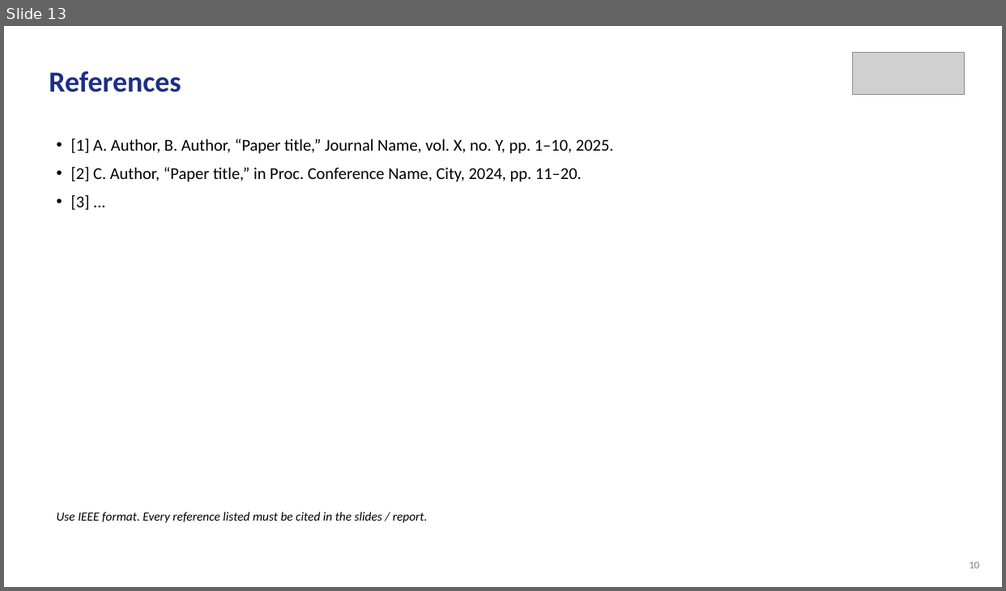
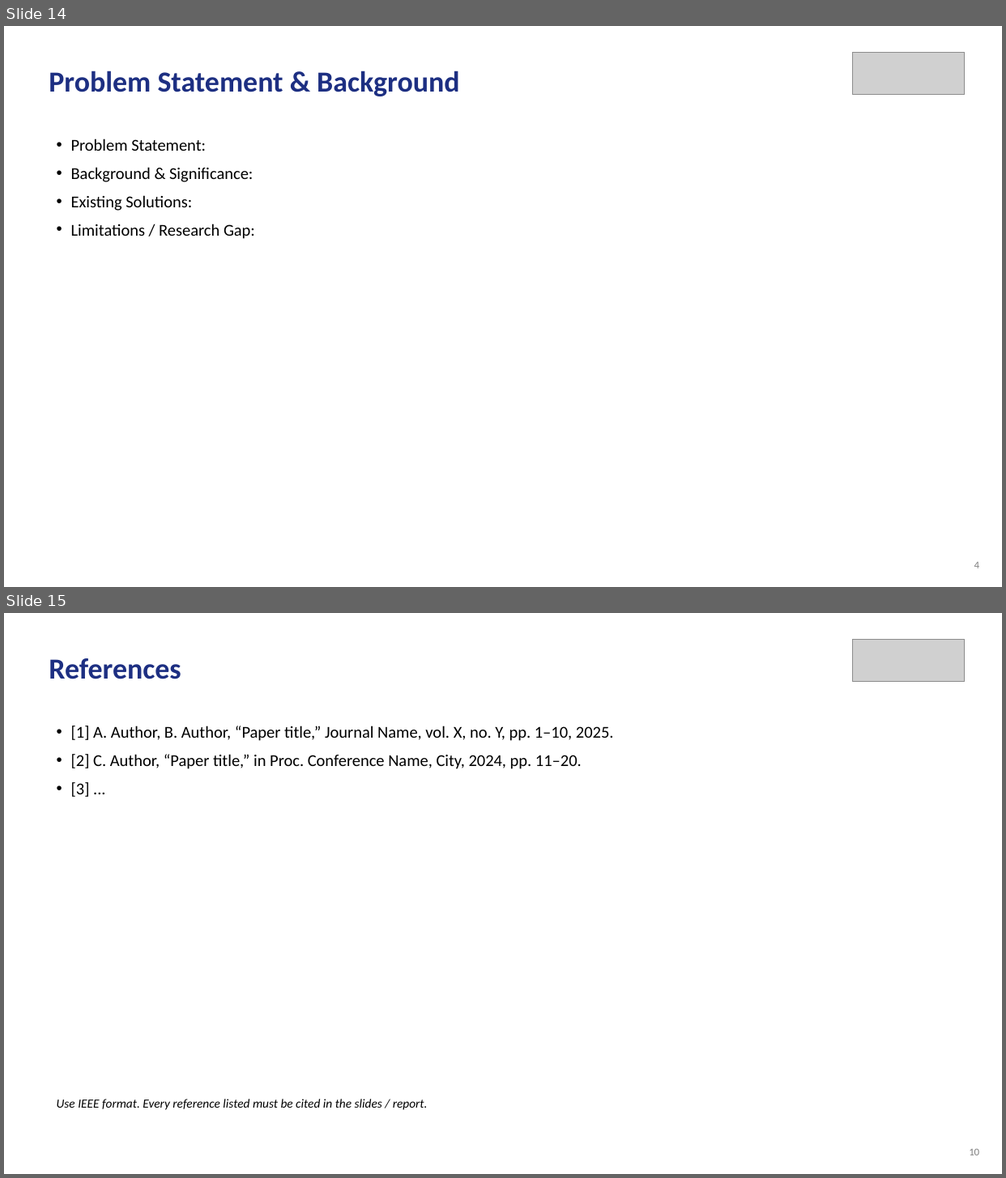
Before and after one commit to Amritha902/gan-driver, a slide deck: review/template_ext.pptx. Shown one above the other, each under a label of ours: slide 13 before the commit, slides 14 and 15 after it. The pictures are 1006x591 and 1006x1178 pixels, drawn with LibreOffice and Linux fonts; fonts in the diff are those of the drawing; grey boxes stand for pictures. Boxes give left, top, right and bottom in pixels: in the first picture for what was removed or moved away, otherwise in the second. Text is boxed around its words. In the diff, an @@ line names an element or a change of style, - is before the commit and + after.

```diff
--- a/review/template_ext.pptx
+++ b/review/template_ext.pptx
@@ slide 14 added at bbox=[4, 26, 1002, 587], background #FFFFFF @@
@@ text added at bbox=[49, 71, 459, 96], 28 pt, text #1D2F82, bold @@
+Problem Statement & Background
@@ picture added at bbox=[852, 52, 965, 95] @@
@@ text added at bbox=[71, 139, 255, 239], 16 pt, text #000000 @@
+• Problem Statement:
+• Background & Significance:
+• Existing Solutions:
+• Limitations / Research Gap:
@@ text added at bbox=[974, 562, 979, 569], 10 pt, text #808080 @@
+4
@@ what was slide 13 is now slide 15 @@
```
Also in this commit, not shown: 1 other slide added, 7 other files.
